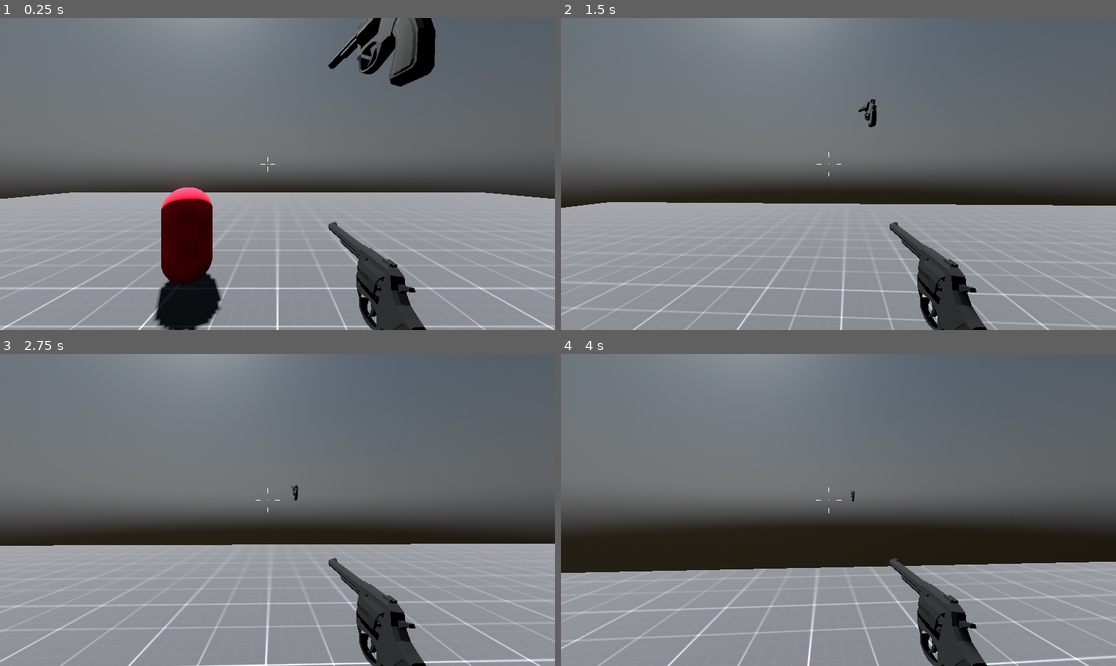
Above: before the commit, frames 1-4 (two rows, left to right).
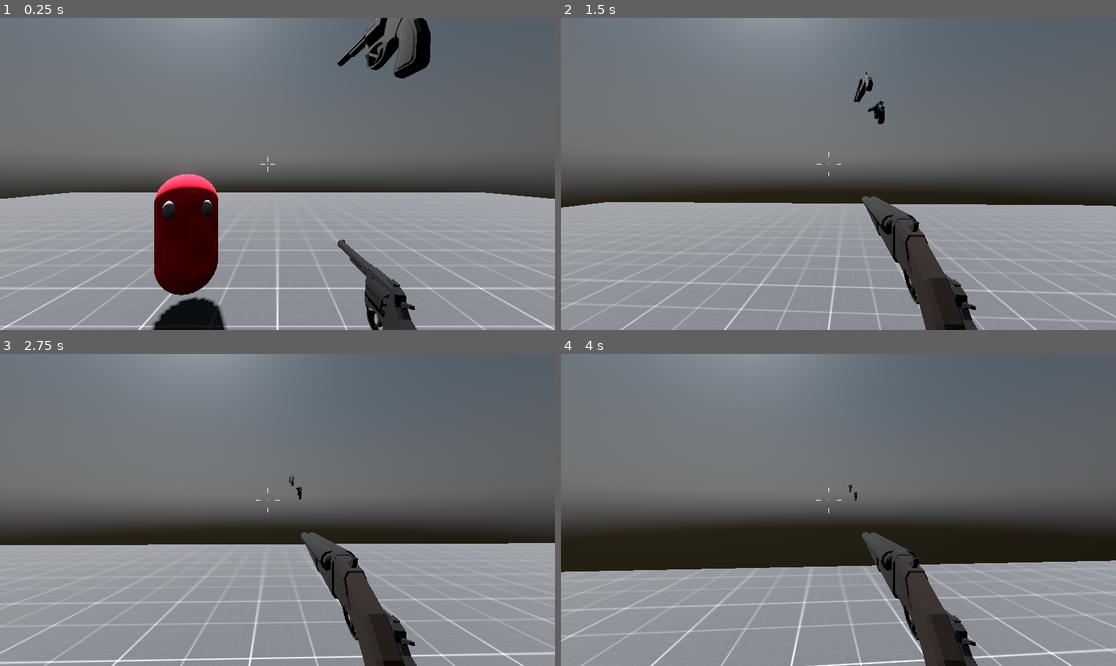
Above: after the commit, the same moments.

Repository: lwbaleeiro/dark-remnants
Game: Godot game, scene res://maps/teste_level.tscn
The game is run twice, just before and just after one commit, with the same random seed, the same clock (stepped at 60 frames per second) and the same inputs.
Inputs (mouse positions are in pixels of both pictures, inside the frame that each line leads up to):
- Up to frame 1 (0.25 s): no input
- Up to frame 2 (1.5 s): move the mouse to (866, 174) at 0.52 s; press the mouse at (866, 174) at 0.53 s; hold W (move_forward) from 0.53 s (still down); tap R (change_weapon) at 0.6 s; tap Space (jump) at 0.77 s; move the mouse to (810, 174) at 1.27 s; release the mouse at (810, 174) at 1.28 s; click (810, 174) at 1.35 s
- Up to frame 3 (2.75 s): keep holding W (move_forward); tap Space (jump) at 1.52 s; tap R (change_weapon) at 1.55, 2.1 s; move the mouse to (288, 503) at 2.02 s; press the mouse at (288, 503) at 2.03 s
- Up to frame 4 (4 s): keep holding W (move_forward); move the mouse to (832, 516) at 2.77 s; release the mouse at (832, 516) at 2.78 s; click (832, 516) at 2.85 s; tap Space (jump) at 3.02, 3.77 s; tap R (change_weapon) at 3.05, 3.6 s; move the mouse to (877, 513) at 3.52 s; press the mouse at (877, 513) at 3.53 s

The runs differ from the first frame. In frame 1, 5.4% of the frame differs, in the area x 27-79%, y 0-100%; in frame 2, 5.5%; in frame 3, 5.8%; in frame 4, 5.9%, in the area x 0-100%, y 41-100%.
Error after the commit: Invalid access of index '2' on a base object of type: 'Array[Weapon]'. (res://player/player.gd:74)

Commit message:
[feat] Basic enemy AI

Diff:
--- /dev/null
+++ b/enemys/teste_enemy.gd
@@ -0,0 +1,27 @@
+extends CharacterBody3D
+
+var player = null
+const SPEED : float = 4.0
+const ATTACK_RANGE : float = 2.5
+
+@export var player_path := "/root/Level/NavigationRegion3D/Player"
+@onready var nav_agent: NavigationAgent3D = $NavAgent
+
+func _ready() -> void:
+	player = get_node(player_path)
+
+func _process(delta: float) -> void:
+	velocity = Vector3.ZERO
+	nav_agent.set_target_position(player.global_transform.origin)
+	var next_nav_point = nav_agent.get_next_path_position()
+	velocity = (next_nav_point - global_transform.origin).normalized() * SPEED
+
+	look_at(Vector3(player.global_position.x, global_position.y, player.global_position.z), Vector3.UP)
+
+	if _target_in_range():
+		print("atacou")
+
+	move_and_slide()
+
+func _target_in_range() -> bool:
+	return global_position.distance_to(player.global_position) < ATTACK_RANGE
--- a/enemys/teste_enemy.tscn
+++ b/enemys/teste_enemy.tscn
@@ -1,5 +1,6 @@
-[gd_scene load_steps=5 format=3 uid="uid://b6pvdienvn5ln"]
+[gd_scene load_steps=8 format=3 uid="uid://b6pvdienvn5ln"]
 
+[ext_resource type="Script" path="res://enemys/teste_enemy.gd" id="1_kornv"]
 [ext_resource type="Texture2D" uid="uid://blxd5e2jfesbv" path="res://maps/textures/PNG/Red/texture_08.png" id="1_s3e76"]
 
 [sub_resource type="CapsuleShape3D" id="CapsuleShape3D_7e8t5"]
@@ -10,10 +11,32 @@
 [sub_resource type="CapsuleMesh" id="CapsuleMesh_yrhsv"]
 material = SubResource("StandardMaterial3D_tvjsp")
 
+[sub_resource type="SphereMesh" id="SphereMesh_8u243"]
+radius = 0.1
+height = 0.3
+
+[sub_resource type="SphereMesh" id="SphereMesh_l5lhd"]
+radius = 0.1
+height = 0.3
+
 [node name="TesteEnemy" type="CharacterBody3D"]
+script = ExtResource("1_kornv")
 
 [node name="CollisionShape3D" type="CollisionShape3D" parent="."]
 shape = SubResource("CapsuleShape3D_7e8t5")
 
 [node name="MeshInstance3D" type="MeshInstance3D" parent="."]
+transform = Transform3D(-4.37114e-08, 0, 1, 0, 1, 0, -1, 0, -4.37114e-08, 0, 0, 0)
 mesh = SubResource("CapsuleMesh_yrhsv")
+
+[node name="zoi1" type="MeshInstance3D" parent="MeshInstance3D"]
+transform = Transform3D(1, 0, 0, 0, 1, 0, 0, 0, 1, 0.401303, 0.451552, 0.245762)
+mesh = SubResource("SphereMesh_8u243")
+skeleton = NodePath("../..")
+
+[node name="zoi2" type="MeshInstance3D" parent="MeshInstance3D"]
+transform = Transform3D(1, 0, 0, 0, 1, 0, 0, 0, 1, 0.377626, 0.446509, -0.255162)
+mesh = SubResource("SphereMesh_l5lhd")
+skeleton = NodePath("../..")
+
+[node name="NavAgent" type="NavigationAgent3D" parent="."]
--- /dev/null
+++ b/maps/teste_level.gd
@@ -0,0 +1,23 @@
+extends Node3D
+
+@onready var spawns: Node3D = $Spawns
+@onready var navigation_region: NavigationRegion3D = $NavigationRegion3D
+
+var zombie = load("res://enemys/teste_enemy.tscn")
+var zombie_instance
+
+func _ready() -> void:
+	randomize()
+
+func _process(delta: float) -> void:
+	pass
+
+func _get_random_child(parent_node):
+	var random_id = randi() % parent_node.get_child_count()
+	return parent_node.get_child(random_id)
+
+func _on_spawn_timer_timeout() -> void:
+	var spawn_point = _get_random_child(spawns).global_position
+	zombie_instance = zombie.instantiate()
+	zombie_instance.position = spawn_point
+	navigation_region.add_child(zombie_instance)
--- a/maps/teste_level.tscn
+++ b/maps/teste_level.tscn
@@ -1,10 +1,25 @@
-[gd_scene load_steps=12 format=3 uid="uid://cjpfrfu8w1x12"]
+[gd_scene load_steps=14 format=3 uid="uid://cjpfrfu8w1x12"]
 
+[ext_resource type="Script" path="res://maps/teste_level.gd" id="1_82rnu"]
 [ext_resource type="PackedScene" uid="uid://dvo5f4xxxwmac" path="res://maps/world_environment.tscn" id="1_605ip"]
 [ext_resource type="Texture2D" uid="uid://cplxlqxngntr" path="res://maps/textures/PNG/Dark/texture_03.png" id="2_ah81i"]
 [ext_resource type="PackedScene" uid="uid://b0uhqfrvrnyyn" path="res://player/player.tscn" id="3_557xp"]
 [ext_resource type="Texture2D" uid="uid://gd6f4tdjlf2x" path="res://maps/textures/PNG/Green/texture_01.png" id="4_537yd"]
 [ext_resource type="PackedScene" uid="uid://b6pvdienvn5ln" path="res://enemys/teste_enemy.tscn" id="4_i0tcu"]
+
+[sub_resource type="NavigationMesh" id="NavigationMesh_33p3t"]
+vertices = PackedVector3Array(-0.5, 0.75, 24.5, -0.25, 0.75, 16.75, -2, 0.75, 16.5, -24.5, 0.75, 24.5, -2, 0.75, 12.75, 0.25, 0.75, -24.5, -24.5, 0.75, -24.5, 0.25, 0.75, 12.5, 2.25, 0.75, 16.5, 24.5, 0.75, 24.5, 2.25, 0.75, 12.75, 24.5, 0.75, -24.5, -1, 3.75, 13.5, -1, 3.75, 15.75, 1.25, 3.75, 15.75, 1.25, 3.75, 13.5, -0.75, 0.75, 13.75, -0.75, 0.75, 15.5, 1, 0.75, 15.5, 1, 0.75, 13.75)
+polygons = [PackedInt32Array(1, 0, 2), PackedInt32Array(2, 0, 3), PackedInt32Array(5, 4, 6), PackedInt32Array(6, 4, 3), PackedInt32Array(4, 2, 3), PackedInt32Array(5, 7, 4), PackedInt32Array(1, 8, 0), PackedInt32Array(0, 8, 9), PackedInt32Array(5, 11, 10), PackedInt32Array(10, 11, 9), PackedInt32Array(9, 8, 10), PackedInt32Array(10, 7, 5), PackedInt32Array(15, 14, 12), PackedInt32Array(12, 14, 13), PackedInt32Array(19, 18, 16), PackedInt32Array(16, 18, 17)]
+
+[sub_resource type="StandardMaterial3D" id="StandardMaterial3D_red8y"]
+albedo_texture = ExtResource("4_537yd")
+
+[sub_resource type="BoxMesh" id="BoxMesh_b43uf"]
+material = SubResource("StandardMaterial3D_red8y")
+size = Vector3(3, 3, 3)
+
+[sub_resource type="BoxShape3D" id="BoxShape3D_mio22"]
+size = Vector3(3, 3, 3)
 
 [sub_resource type="BoxMesh" id="BoxMesh_awgdi"]
 size = Vector3(50, 0.5, 50)
@@ -20,46 +35,47 @@
 [sub_resource type="BoxShape3D" id="BoxShape3D_cq012"]
 size = Vector3(50, 1, 50)
 
-[sub_resource type="StandardMaterial3D" id="StandardMaterial3D_red8y"]
-albedo_texture = ExtResource("4_537yd")
-
-[sub_resource type="BoxMesh" id="BoxMesh_b43uf"]
-material = SubResource("StandardMaterial3D_red8y")
-size = Vector3(3, 3, 3)
-
-[sub_resource type="BoxShape3D" id="BoxShape3D_mio22"]
-size = Vector3(3, 3, 3)
-
 [node name="Level" type="Node3D"]
+script = ExtResource("1_82rnu")
 
 [node name="WorldEnvironment" parent="." instance=ExtResource("1_605ip")]
 
-[node name="Floor" type="MeshInstance3D" parent="."]
+[node name="NavigationRegion3D" type="NavigationRegion3D" parent="."]
+navigation_mesh = SubResource("NavigationMesh_33p3t")
+
+[node name="Box" type="MeshInstance3D" parent="NavigationRegion3D"]
+transform = Transform3D(1, 0, 0, 0, 1, 0, 0, 0, 1, 0, 1.85071, 14.7078)
+mesh = SubResource("BoxMesh_b43uf")
+skeleton = NodePath("../..")
+
+[node name="StaticBody3D" type="StaticBody3D" parent="NavigationRegion3D/Box"]
+
+[node name="CollisionShape3D" type="CollisionShape3D" parent="NavigationRegion3D/Box/StaticBody3D"]
+shape = SubResource("BoxShape3D_mio22")
+
+[node name="Floor" type="MeshInstance3D" parent="NavigationRegion3D"]
 mesh = SubResource("BoxMesh_awgdi")
+skeleton = NodePath("../..")
 surface_material_override/0 = SubResource("StandardMaterial3D_qe0am")
 
-[node name="StaticBody3D" type="StaticBody3D" parent="Floor"]
+[node name="StaticBody3D" type="StaticBody3D" parent="NavigationRegion3D/Floor"]
 
-[node name="CollisionShape3D" type="CollisionShape3D" parent="Floor/StaticBody3D"]
+[node name="CollisionShape3D" type="CollisionShape3D" parent="NavigationRegion3D/Floor/StaticBody3D"]
 shape = SubResource("BoxShape3D_cq012")
 
-[node name="Player" parent="." instance=ExtResource("3_557xp")]
+[node name="TesteEnemy" parent="NavigationRegion3D" instance=ExtResource("4_i0tcu")]
+transform = Transform3D(1, 0, 0, 0, 1, 0, 0, 0, 1, -1.90418, 1.21885, -4.32322)
+
+[node name="Player" parent="NavigationRegion3D" instance=ExtResource("3_557xp")]
 transform = Transform3D(1, 0, 0, 0, 1, 0, 0, 0, 1, 0, 1.10172, 0)
 
-[node name="TesteEnemy" parent="." instance=ExtResource("4_i0tcu")]
-transform = Transform3D(1, 0, 0, 0, 1, 0, 0, 0, 1, 6.64385, 1.21885, -0.258916)
+[node name="SpawnTimer" type="Timer" parent="."]
+wait_time = 5.0
+autostart = true
 
-[node name="TesteEnemy2" parent="." instance=ExtResource("4_i0tcu")]
-transform = Transform3D(1, 0, 0, 0, 1, 0, 0, 0, 1, -1.90418, 1.21885, -4.32322)
+[node name="Spawns" type="Node3D" parent="."]
 
-[node name="TesteEnemy3" parent="." instance=ExtResource("4_i0tcu")]
-transform = Transform3D(1, 0, 0, 0, 1, 0, 0, 0, 1, 6.64385, 1.21885, 4.98678)
+[node name="Spawn" type="Node3D" parent="Spawns"]
+transform = Transform3D(1, 0, 0, 0, 1, 0, 0, 0, 1, -5.24659, 0, 14.223)
 
-[node name="Box" type="MeshInstance3D" parent="."]
-transform = Transform3D(1, 0, 0, 0, 1, 0, 0, 0, 1, 0, 1.85071, 14.7078)
-mesh = SubResource("BoxMesh_b43uf")
-
-[node name="StaticBody3D" type="StaticBody3D" parent="Box"]
-
-[node name="CollisionShape3D" type="CollisionShape3D" parent="Box/StaticBody3D"]
-shape = SubResource("BoxShape3D_mio22")
+[connection signal="timeout" from="SpawnTimer" to="." method="_on_spawn_timer_timeout"]
--- a/player/player.gd
+++ b/player/player.gd
@@ -41,6 +41,10 @@
 	if Input.is_action_just_pressed("exit"):
 		get_tree().quit()
 
+	if Input.is_action_just_pressed("change_weapon"):
+		_base_weapon_index += 1
+		load_weapon()
+
 	if Input.is_action_just_pressed("jump") and is_on_floor():
 		velocity.y = JUMP_VELOCITY
 
@@ -80,7 +84,6 @@
 			ray_cast.target_position.y = randf_range(-_base_weapon.spread, _base_weapon.spread)
 
 			ray_cast.force_raycast_update()
-			print(ray_cast.is_colliding())
 			if !ray_cast.is_colliding(): continue
 
 			var collider = ray_cast.get_collider()
--- a/player/player.tscn
+++ b/player/player.tscn
@@ -1,9 +1,10 @@
-[gd_scene load_steps=9 format=3 uid="uid://b0uhqfrvrnyyn"]
+[gd_scene load_steps=10 format=3 uid="uid://b0uhqfrvrnyyn"]
 
 [ext_resource type="Script" path="res://player/player.gd" id="1_vdpfq"]
 [ext_resource type="Script" path="res://player/reticle.gd" id="2_20sob"]
 [ext_resource type="Script" path="res://weapons/weapon.gd" id="2_lyor6"]
 [ext_resource type="Resource" uid="uid://y3y27h7flrii" path="res://weapons/revolver/revolver.tres" id="3_0jidu"]
+[ext_resource type="Resource" uid="uid://druu2nepmrfq5" path="res://weapons/shotgun/shotgun.tres" id="4_k0ibq"]
 [ext_resource type="Script" path="res://player/sub_viewport.gd" id="4_unx0j"]
 [ext_resource type="Script" path="res://player/weapon_camera.gd" id="5_ve2y3"]
 
@@ -13,7 +14,7 @@
 
 [node name="Player" type="CharacterBody3D"]
 script = ExtResource("1_vdpfq")
-weapons = Array[ExtResource("2_lyor6")]([ExtResource("3_0jidu")])
+weapons = Array[ExtResource("2_lyor6")]([ExtResource("3_0jidu"), ExtResource("4_k0ibq")])
 
 [node name="Collider" type="CollisionShape3D" parent="."]
 shape = SubResource("CapsuleShape3D_csc3h")
@@ -30,6 +31,7 @@
 [node name="WeaponRig" type="Node3D" parent="Head/Camera"]
 
 [node name="RayCast" type="RayCast3D" parent="Head/Camera"]
+transform = Transform3D(1, 0, 0, 0, 1, 0, 0, 0, 1, -0.199191, 0.219047, 0)
 exclude_parent = false
 target_position = Vector3(0, 0, -20)
 collide_with_areas = true
--- a/weapons/revolver/revolver.tres
+++ b/weapons/revolver/revolver.tres
@@ -1,7 +1,7 @@
 [gd_resource type="Resource" script_class="Weapon" load_steps=4 format=3 uid="uid://y3y27h7flrii"]
 
 [ext_resource type="Script" path="res://weapons/weapon.gd" id="1_4axol"]
-[ext_resource type="ArrayMesh" uid="uid://crg0glvfc1hqn" path="res://weapons/revolver/Revolver_5.obj" id="1_tocjq"]
+[ext_resource type="ArrayMesh" uid="uid://crg0glvfc1hqn" path="res://weapons/revolver/revolver.obj" id="1_tocjq"]
 [ext_resource type="PackedScene" uid="uid://clrvymfm3k22y" path="res://weapons/revolver/revolver.tscn" id="2_16qpy"]
 
 [resource]
@@ -12,9 +12,9 @@
 position = Vector3(0.5, -0.5, -1)
 rotation = Vector3(0, 90, 0)
 scale = Vector3(1, 1, 1)
-fire_rate = 0.1
+fire_rate = 0.5
 max_distance = 10.0
-damage = 25.0
+damage = 15.0
 spread = 0.0
 shot_count = 1
 knockback = 20
--- a/weapons/revolver/revolver.tscn
+++ b/weapons/revolver/revolver.tscn
@@ -1,12 +1,12 @@
 [gd_scene load_steps=2 format=3 uid="uid://clrvymfm3k22y"]
 
-[ext_resource type="ArrayMesh" uid="uid://crg0glvfc1hqn" path="res://weapons/revolver/Revolver_5.obj" id="1_8dllp"]
+[ext_resource type="ArrayMesh" uid="uid://crg0glvfc1hqn" path="res://weapons/revolver/revolver.obj" id="1_8dllp"]
 
 [node name="Revolver" type="Node3D"]
 transform = Transform3D(1, 0, 0, 0, 1, 0, 0, 0, 1, 0.5, -0.5, -1)
 
 [node name="WeaponMesh" type="MeshInstance3D" parent="."]
 unique_name_in_owner = true
-transform = Transform3D(-0.158083, 0.185494, 0.969846, 0.0858316, 0.98106, -0.173648, -0.983688, 0.0557927, -0.17101, 0.5, -1.05, -0.5)
+transform = Transform3D(-0.126466, 0.148395, 0.775877, 0.0686653, 0.784848, -0.138919, -0.786951, 0.0446341, -0.136808, 0.5, -1.05, -0.5)
 layers = 3
 mesh = ExtResource("1_8dllp")
--- /dev/null
+++ b/weapons/shotgun/shotgun.tres
@@ -0,0 +1,21 @@
+[gd_resource type="Resource" script_class="Weapon" load_steps=4 format=3 uid="uid://druu2nepmrfq5"]
+
+[ext_resource type="ArrayMesh" uid="uid://bt3f32i5lhw2e" path="res://weapons/shotgun/shotgun.obj" id="1_sskry"]
+[ext_resource type="Script" path="res://weapons/weapon.gd" id="1_tslgx"]
+[ext_resource type="PackedScene" uid="uid://b3po5jncjqk8i" path="res://weapons/shotgun/shotgun.tscn" id="2_g0gvj"]
+
+[resource]
+script = ExtResource("1_tslgx")
+name = &"shotgun"
+scene = ExtResource("2_g0gvj")
+mesh = ExtResource("1_sskry")
+position = Vector3(0, 0, 0)
+rotation = Vector3(0, 0, 0)
+scale = Vector3(0, 0, 0)
+fire_rate = 1.0
+max_distance = 7.0
+damage = 25.0
+spread = 5.0
+shot_count = 5
+knockback = 20
+sound_shoot = ""
--- /dev/null
+++ b/weapons/shotgun/shotgun.tscn
@@ -0,0 +1,10 @@
+[gd_scene load_steps=2 format=3 uid="uid://b3po5jncjqk8i"]
+
+[ext_resource type="ArrayMesh" uid="uid://bt3f32i5lhw2e" path="res://weapons/shotgun/shotgun.obj" id="1_ai1h7"]
+
+[node name="Shotgun" type="Node3D"]
+
+[node name="WeaponMesh" type="MeshInstance3D" parent="."]
+transform = Transform3D(-3.0598e-08, 1.21431e-18, 0.7, -0.000207694, 0.7, -9.0786e-12, -0.7, -0.000207694, -3.0598e-08, 0.5, -0.701761, -1)
+layers = 3
+mesh = ExtResource("1_ai1h7")
Not shown, added: weapons/Shotgun_4.mtl
Not shown, removed: weapons/revolver/Revolver_5.obj.import
Renamed: weapons/revolver/Revolver_5.obj -> weapons/revolver/revolver.obj
Not shown, added: weapons/revolver/revolver.obj.import
Not shown, added: weapons/shotgun/Shotgun_2.mtl
Not shown, added: weapons/shotgun/Shotgun_3.mtl
Not shown, added: weapons/shotgun/Shotgun_4.mtl
Not shown, added: weapons/shotgun/Shotgun_SawedOff.mtl
Not shown, added: weapons/shotgun/shotgun.obj
Not shown, added: weapons/shotgun/shotgun.obj.import
